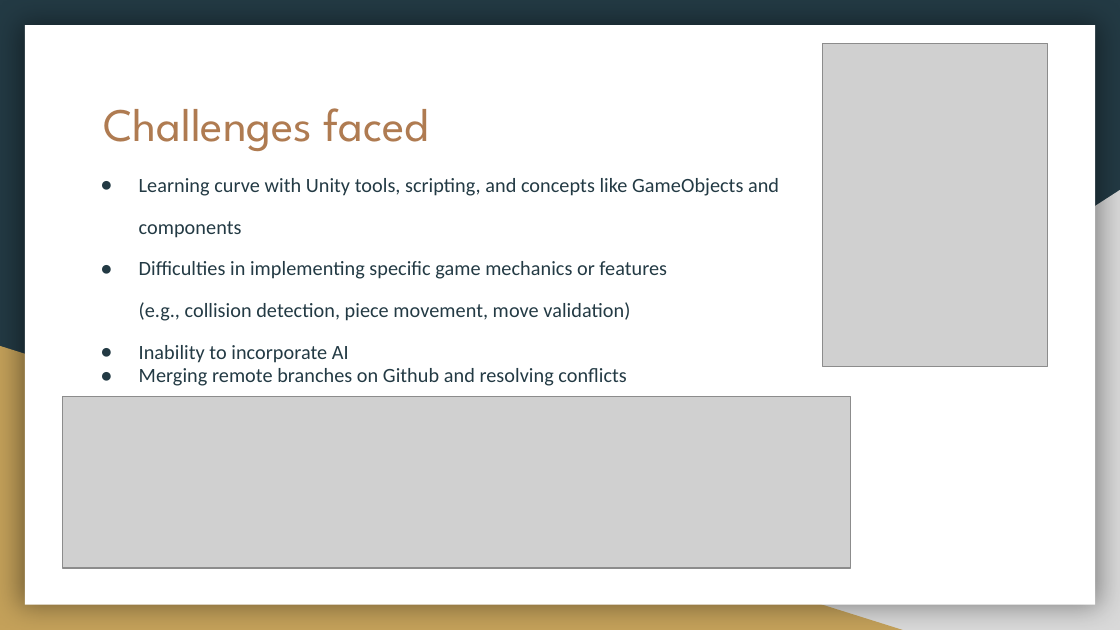
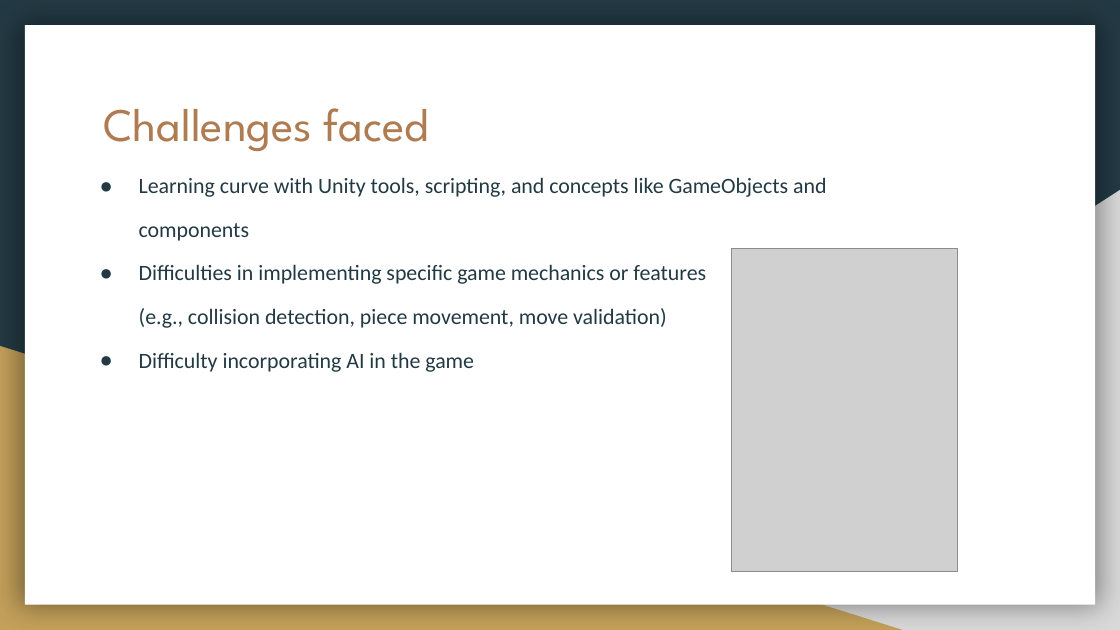
Before and after one commit to shakeebur/CIS434-TermProject-Group1, a slide deck: slide 10 of Project demonstration.pptx. Drawn at 1120x630 pixels with LibreOffice and Linux fonts; fonts in the diff are those of the drawing; grey boxes stand for pictures. Boxes give left, top, right and bottom in pixels: in the first picture for what was removed or moved away, otherwise in the second. Text is boxed around its words. In the diff, an @@ line names an element or a change of style, - is before the commit and + after.

```diff
--- a/Project demonstration.pptx
+++ b/Project demonstration.pptx
@@ text at [139,177,826,328]: size 13.1 to 14.1 pt in "Learning curve with Unity tools, scripting, and ...", "components", "Difficulties in implementing specific game mechanics or ...", "(e.g., collision detection, piece movement, move validation)"; indent changed @@
@@ picture: place and size @@
-picture at [822,44,1047,367]
+picture at [732,249,958,572]
@@ text at [139,352,474,372]: text changed; size 13.1 to 14.1 pt @@
-● Inability to incorporate AI
-● Merging remote branches on Github and resolving conflicts
+● Difficulty incorporating AI in the game
@@ picture removed at [63,396,850,568] @@
```
Also in this commit, not shown: 8 other slides changed, 2 slides added, 1 slide removed.
